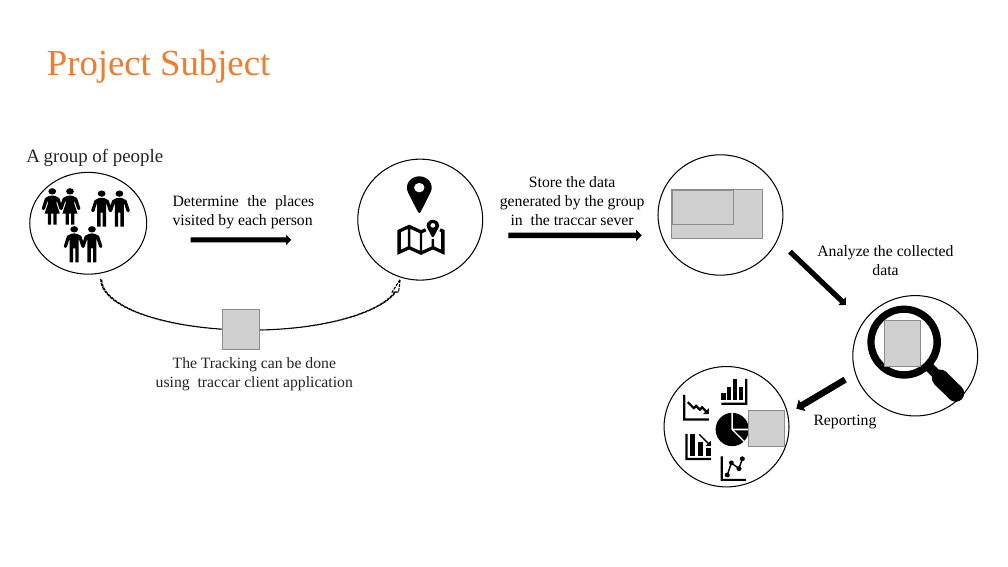
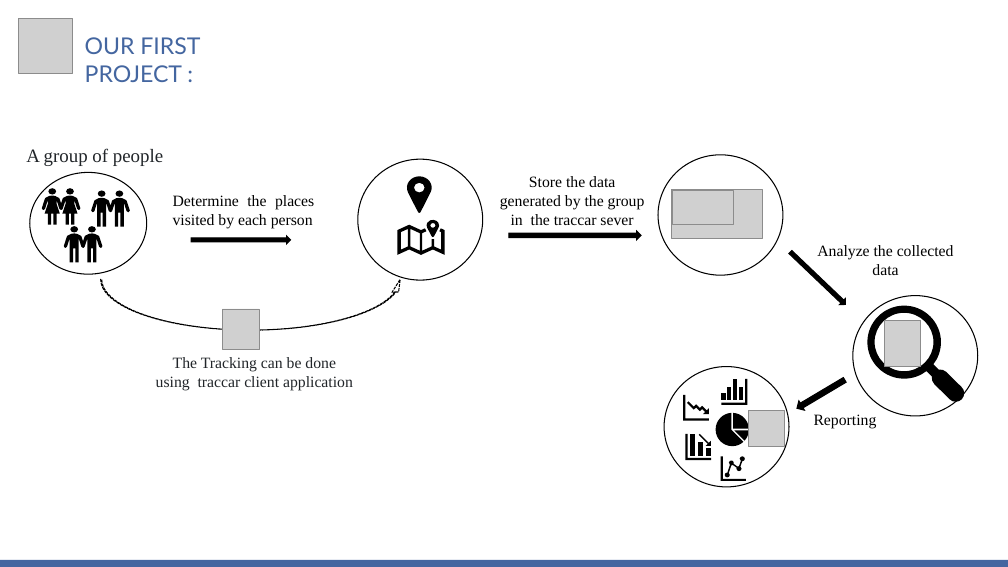
Before and after one commit to MiSalah/Real-Time-Data-Streaming-Analytics-System-for-tracking-Pedestrians, a slide deck: slide 4 of Progress' Presentations/Etat d'avancement - S1.pptx (slide 5 before the commit). Drawn at 1008x567 pixels with LibreOffice and Linux fonts; fonts in the diff are those of the drawing; grey boxes stand for pictures. Boxes give left, top, right and bottom in pixels: in the first picture for what was removed or moved away, otherwise in the second. Text is boxed around its words. In the diff, an @@ line names an element or a change of style, - is before the commit and + after.

Commit message:
add the progress presentation v2 : [THE EXECUTIVE MEMBERS & Project overview - Done]

```diff
--- a/Progress' Presentations/Etat d'avancement - S1.pptx
+++ b/Progress' Presentations/Etat d'avancement - S1.pptx
@@ picture added at [18, 18, 73, 73] @@
@@ text at [85, 37, 200, 82]: text changed; size 35 to 22 pt; font Times New Roman to Lato; text colour #ED7D31 to #4466A0 @@
-Project Subject
+OUR FIRST PROJECT :
@@ rectangle added at [0, 560, 1008, 567], fill #4466A0 @@
```
Also in this commit, not shown: 1 other slide changed, 3 slides added.
